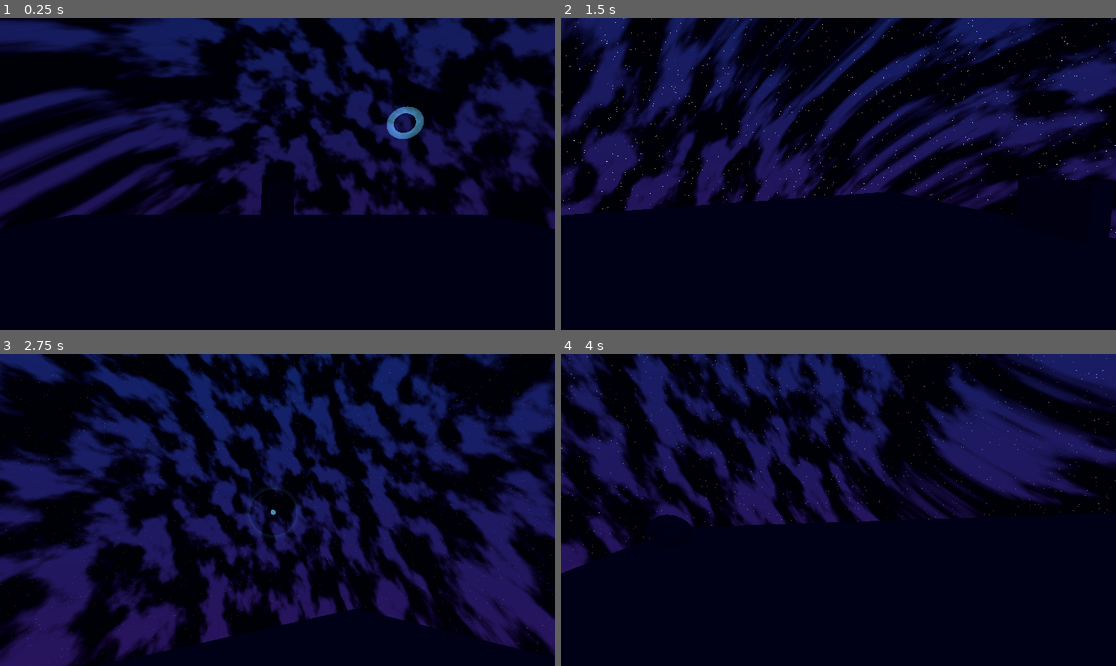
Above: before the commit, frames 1-4 (two rows, left to right).
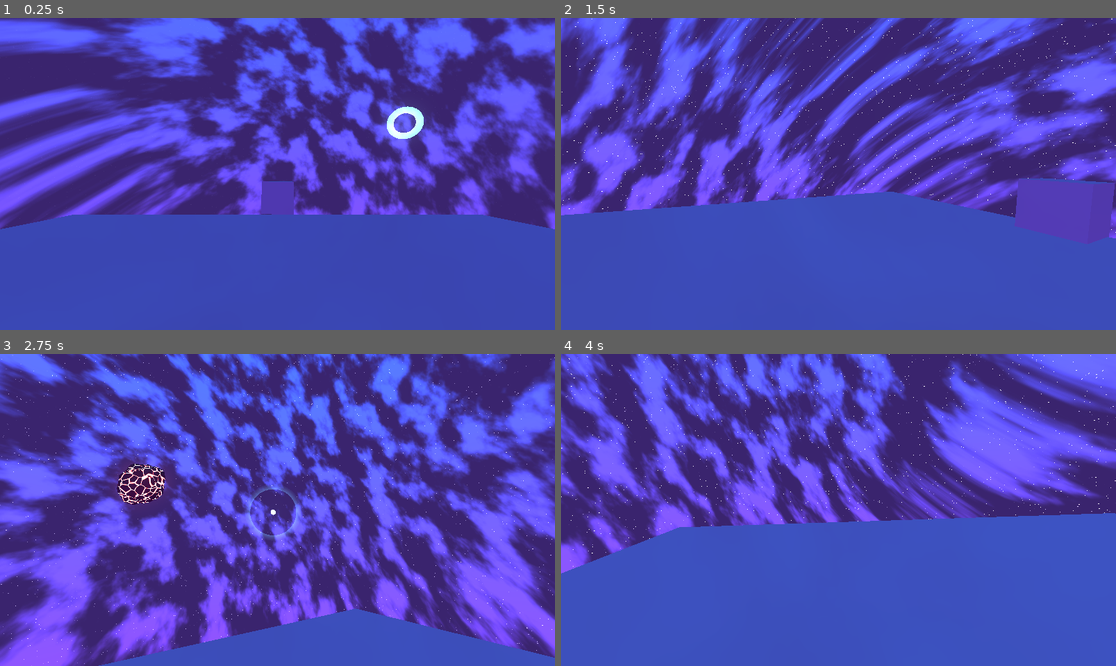
Above: after the commit, the same moments.

Repository: turab-usmani/lost-godot
Game: Godot game, scene res://scenes/main.tscn
Same seed, same stepped clock (60 frames per second), same inputs: the game is played once before the commit and once after it.
Inputs (mouse positions are in pixels of both pictures, inside the frame that each line leads up to):
- Up to frame 1 (0.25 s): no input
- Up to frame 2 (1.5 s): move the mouse to (866, 174) at 0.52 s; hold Up (ui_up) from 0.53 s (still down); click (866, 174) at 0.67 s; move the mouse to (810, 174) at 1.27 s
- Up to frame 3 (2.75 s): keep holding Up (ui_up); move the mouse to (288, 503) at 2.02 s
- Up to frame 4 (4 s): keep holding Up (ui_up); move the mouse to (832, 516) at 2.77 s; click (832, 516) at 2.92 s; move the mouse to (877, 513) at 3.52 s

The runs differ from the first frame. In frame 1, 100% of the frame differs, in the area x 0-100%, y 0-100%; in frame 2, 100%; in frame 3, 100%; in frame 4, 100%.

Commit message:
added asteroid shader

Diff:
--- a/project.godot
+++ b/project.godot
@@ -59,3 +59,4 @@
 rendering_device/driver.windows="d3d12"
 renderer/rendering_method="gl_compatibility"
 renderer/rendering_method.mobile="gl_compatibility"
+viewport/hdr_2d=true
--- a/scenes/main.tscn
+++ b/scenes/main.tscn
@@ -7,12 +7,14 @@
 [sub_resource type="FastNoiseLite" id="FastNoiseLite_sugp2"]
 
 [sub_resource type="NoiseTexture2D" id="NoiseTexture2D_jyhfs"]
+generate_mipmaps = false
 noise = SubResource("FastNoiseLite_sugp2")
 seamless = true
+normalize = false
 
 [sub_resource type="ShaderMaterial" id="ShaderMaterial_jyhfs"]
 shader = ExtResource("3_sugp2")
-shader_parameter/bg_color = Color(0.02, 0.01, 0.05, 1)
+shader_parameter/bg_color = Color(0.077209614, 0.051929556, 0.14339283, 1)
 shader_parameter/gas_color_1 = Color(0.4, 0.1, 0.6, 1)
 shader_parameter/gas_color_2 = Color(0.1, 0.3, 0.8, 1)
 shader_parameter/drift_speed = 0.02
@@ -21,10 +23,13 @@
 
 [sub_resource type="Sky" id="Sky_sugp2"]
 sky_material = SubResource("ShaderMaterial_jyhfs")
+radiance_size = 6
 
 [sub_resource type="Environment" id="Environment_jyhfs"]
 background_mode = 2
+background_energy_multiplier = 3.0
 sky = SubResource("Sky_sugp2")
+glow_enabled = true
 
 [sub_resource type="BoxShape3D" id="BoxShape3D_0wfyh"]
 size = Vector3(1, 0.1, 1)
--- a/scripts/main.gd
+++ b/scripts/main.gd
@@ -38,7 +38,6 @@
 	var area = Area3D.new()
 	add_child(area)
 
-	# --- Calculate a random point on a sphere around the player ---
 	var u = randf()
 	var v = randf()
 	var theta = u * 2.0 * PI
@@ -50,22 +49,41 @@
 
 	# --- Generate the UNIQUE Noise Mesh ---
 	var mesh_instance = MeshInstance3D.new()
-
-	# Call our new function to build the physical potato shape
 	mesh_instance.mesh = _generate_asteroid_mesh()
 
-	# Apply a random rocky material color
-	var mat = StandardMaterial3D.new()
-	mat.albedo_color = Color(randf_range(0.3, 0.6), randf_range(0.3, 0.6), randf_range(0.3, 0.6))
-	mat.roughness = 0.9
+	# === THE NEW SHADER MATERIAL ===
+	var mat = ShaderMaterial.new()
+	var shader = Shader.new()
+	shader.code = _get_vein_shader_code()
+	mat.shader = shader
+
+	# Pick a dark, charred base color for the rock
+	var rock_color = Color(randf_range(0.05, 0.15), randf_range(0.05, 0.15), randf_range(0.05, 0.15))
+
+	# Pick a random neon color for the glowing veins
+	var neon_colors = [
+		Color(0.9, 0.1, 0.1), # Red
+		Color(0.1, 0.9, 0.2), # Green
+		Color(0.1, 0.4, 1.0), # Blue
+		Color(0.8, 0.1, 1.0), # Purple
+		Color(1.0, 0.6, 0.1),  # Orange
+		Color(0.748, 0.236, 0.247, 1.0)
+	]
+	var glow = neon_colors[randi() % neon_colors.size()]
+
+	# Send the unique variables to the graphics card
+	mat.set_shader_parameter("base_color", rock_color)
+	mat.set_shader_parameter("glow_color", glow)
+	# This massive random offset ensures every rock has a completely unique vein layout
+	mat.set_shader_parameter("offset", Vector3(randf() * 100.0, randf() * 100.0, randf() * 100.0))
+
 	mesh_instance.material_override = mat
-
 	area.add_child(mesh_instance)
 
 	# --- Add Collision ---
 	var collision = CollisionShape3D.new()
 	var shape = SphereShape3D.new()
-	shape.radius = 1.0 # Adjusted to match the new mesh size
+	shape.radius = 1.0
 	collision.shape = shape
 	area.add_child(collision)
 
@@ -79,8 +97,7 @@
 		"speed": speed
 	})
 
-# === THE NEW MESH GENERATOR ===
-# Placed at the bottom of your script so _spawn_noise_hazard can use it
+# === THE MESH GENERATOR (From before) ===
 func _generate_asteroid_mesh() -> ArrayMesh:
 	var noise = FastNoiseLite.new()
 	noise.seed = randi()
@@ -111,3 +128,72 @@
 	st.generate_normals()
 
 	return st.commit()
+
+# === THE GLOWING VEIN SHADER CODE ===
+# We store the shader code as a string here so it doesn't require a separate file!
+func _get_vein_shader_code() -> String:
+	return """
+	shader_type spatial;
+
+	uniform vec3 base_color : source_color = vec3(0.1, 0.1, 0.1);
+	uniform vec3 glow_color : source_color = vec3(0.0, 0.8, 1.0);
+	uniform float glow_intensity = 6.0;
+	uniform vec3 offset;
+
+	varying vec3 local_pos;
+
+	void vertex() {
+		// Capture the rock's 3D coordinates before camera movement
+		// so the veins stick to the rock and don't slide around
+		local_pos = VERTEX;
+	}
+
+	// Mathematical magic to generate random 3D coordinates
+	vec3 hash33(vec3 p) {
+		p = fract(p * vec3(0.1031, 0.1030, 0.0973));
+		p += dot(p, p.yxz + 33.33);
+		return fract((p.xxy + p.yxx) * p.zyx);
+	}
+
+	void fragment() {
+		// Multiply by 2.5 to scale how many veins appear.
+		vec3 p = local_pos * 2.5 + offset;
+
+		vec3 n = floor(p);
+		vec3 f = fract(p);
+
+		float F1 = 8.0; // Nearest cell
+		float F2 = 8.0; // Second nearest cell
+
+		// Generate a 3D Voronoi Cellular pattern
+		for (int k = -1; k <= 1; k++) {
+			for (int j = -1; j <= 1; j++) {
+				for (int i = -1; i <= 1; i++) {
+					vec3 g = vec3(float(i), float(j), float(k));
+					vec3 o = hash33(n + g);
+					vec3 r = g - f + o;
+					float d = dot(r, r);
+
+					if (d < F1) {
+						F2 = F1;
+						F1 = d;
+					} else if (d < F2) {
+						F2 = d;
+					}
+				}
+			}
+		}
+
+		// The "vein" is the border between cells.
+		// By subtracting the nearest point from the second nearest, we find the edges.
+		float edge = F2 - F1;
+
+		// Invert it and sharpen it so we only get thin glowing lines
+		float vein_mask = 1.0 - smoothstep(0.0, 0.15, edge);
+
+		ALBEDO = base_color;
+		// Multiply the neon color by the mask, then crank up the brightness
+		EMISSION = glow_color * vein_mask * glow_intensity;
+		ROUGHNESS = 0.9;
+	}
+	"""
